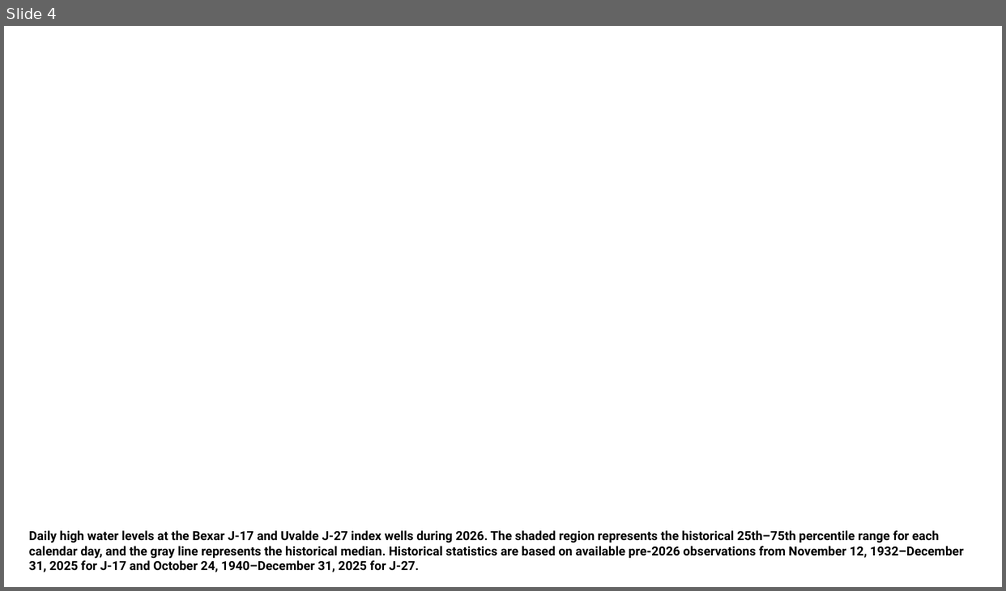
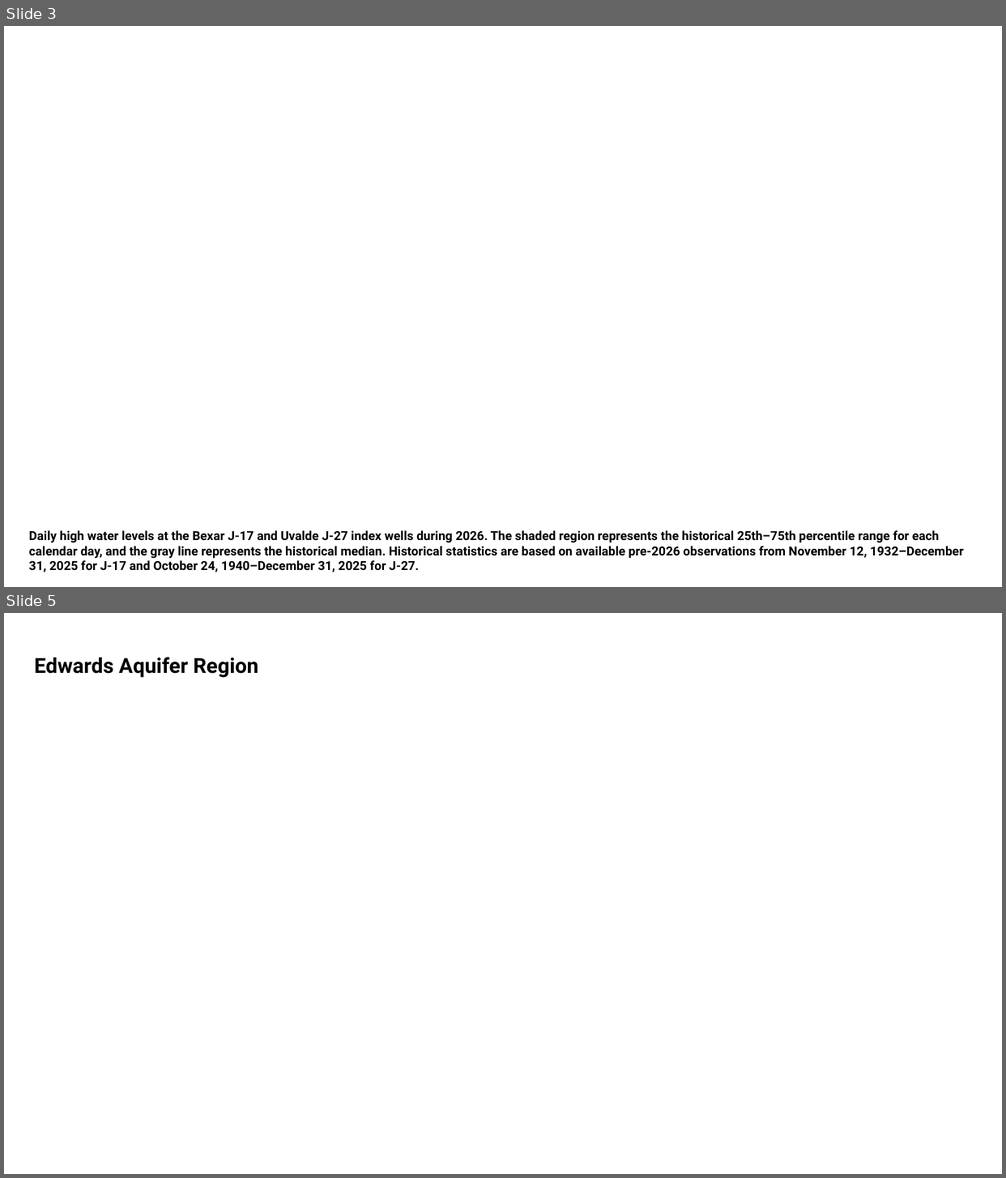
Before and after one commit to cfurl/EAHCP-Fall-2026-Sci-Comm, a slide deck: hydro_update/hydro update.pptx. Shown one above the other, each under a label of ours: slide 4 before the commit, slides 3 and 5 after it; the slides between them are not shown. The pictures are 1006x591 and 1006x1178 pixels, drawn with LibreOffice and Linux fonts; fonts in the diff are those of the drawing; background and template pictures are left out. Boxes give left, top, right and bottom in pixels: in the first picture for what was removed or moved away, otherwise in the second. Text is boxed around its words. In the diff, an @@ line names an element or a change of style, - is before the commit and + after.

```diff
--- a/hydro_update/hydro update.pptx
+++ b/hydro_update/hydro update.pptx
@@ slide 5 added at box(4, 613, 1002, 1174), background picture (left out) @@
@@ text added at box(34, 657, 259, 678), 20 pt, text #000000, bold @@
+Edwards Aquifer Region
@@ what was slide 4 is now slide 3 @@
```
Also in this commit, not shown: 8 other slides added, 1 slide removed, 14 other files.
